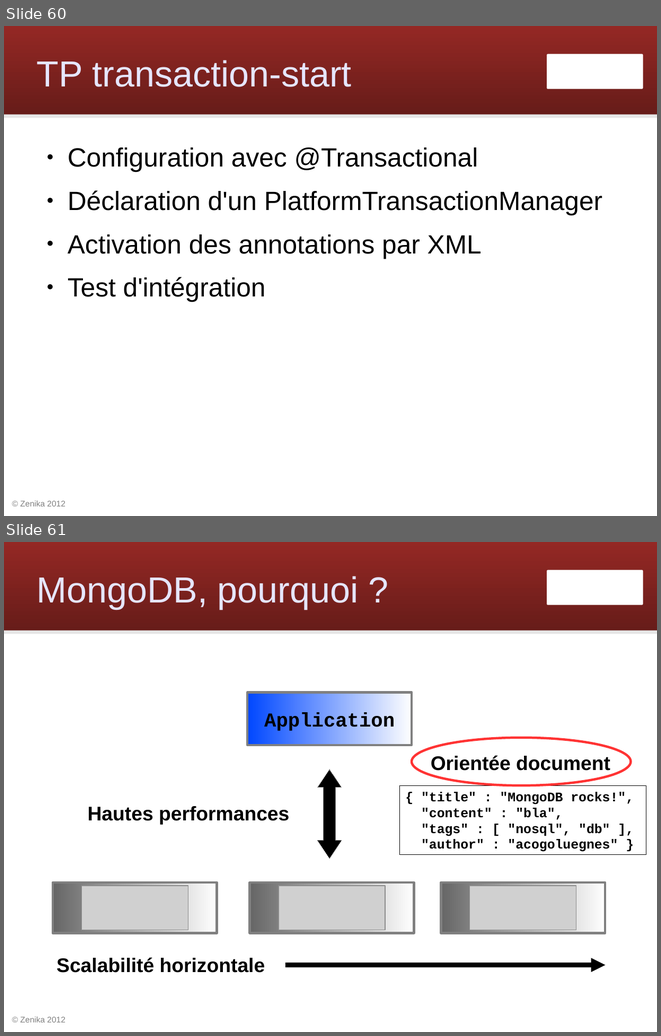
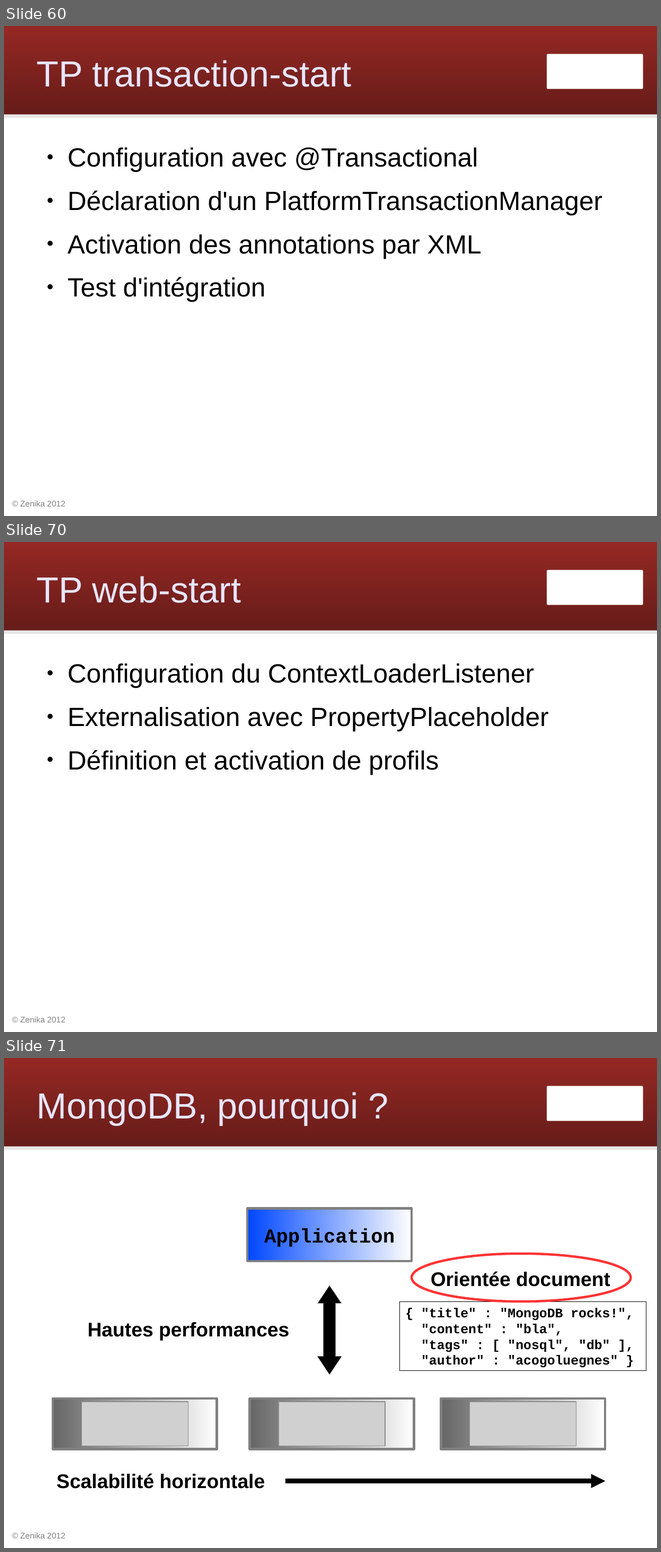
Before and after one commit to Zenika/workshop-spring-core, a slide deck: spring-workshop.odp. Shown one above the other, each under a label of ours: slides 60 and 61 before the commit, slides 60, 70 and 71 after it; the slides between them are not shown. The pictures are 661x1036 and 661x1552 pixels, drawn with LibreOffice and Linux fonts; fonts in the diff are those of the drawing; grey boxes stand for pictures; background and template pictures are left out. Boxes give left, top, right and bottom in pixels: in the first picture for what was removed or moved away, otherwise in the second. Text is boxed around its words. In the diff, an @@ line names an element or a change of style, - is before the commit and + after.

```diff
--- a/spring-workshop.odp
+++ b/spring-workshop.odp
@@ slide 70 added at (4, 542, 657, 1032), background #FFFFFF; not listed: 4 template elements that a slide beside it also shows @@
@@ title added at (37, 576, 241, 603), 44 pt, text #E6E6FF @@
+TP web-start
@@ text added at (68, 663, 549, 774), 32 pt, text #000000 @@
+● Configuration du ContextLoaderListener
+● Externalisation avec PropertyPlaceholder
+● Définition et activation de profils
@@ what was slide 61 is now slide 71 @@
```
Also in this commit, not shown: 9 other slides added.
